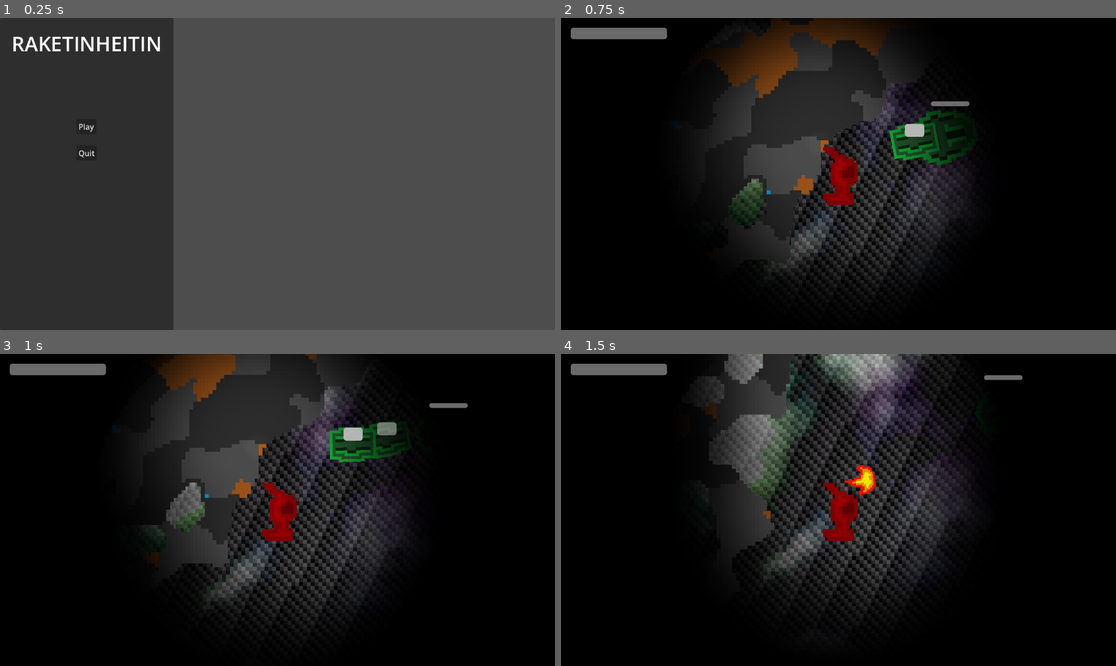
Above: before the commit, frames 1-4 (two rows, left to right).
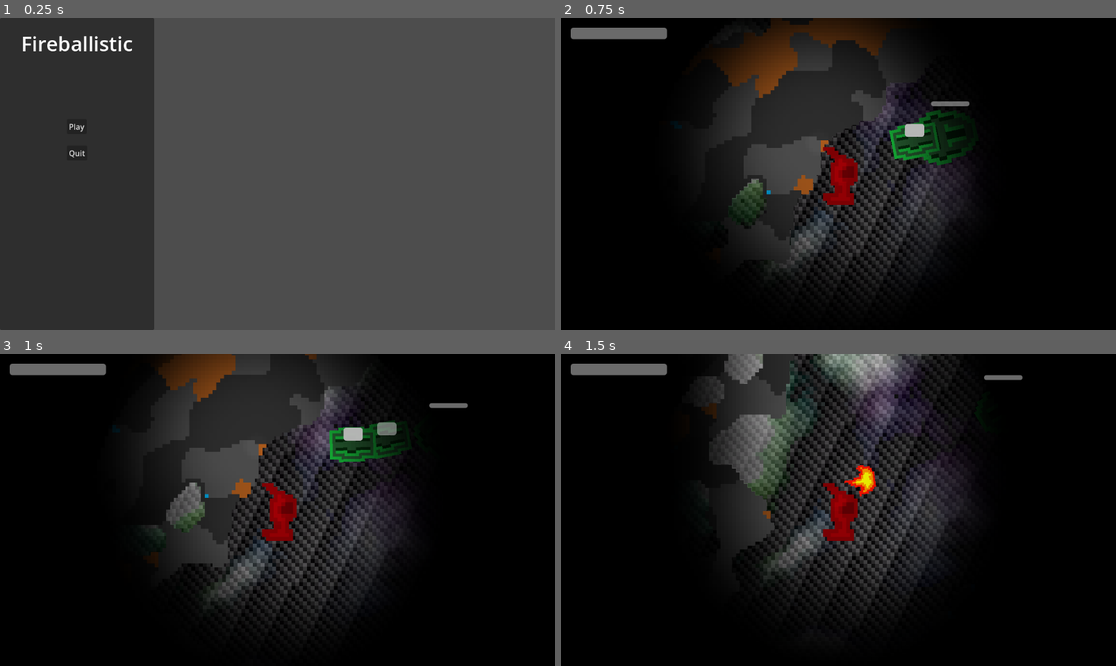
Above: after the commit, the same moments.

Repository: juusoHaaja/raketinheitin
Game: Godot game, scene res://function/menu/main_menu.tscn
Same seed, same stepped clock (60 frames per second), same inputs: the game is played once before the commit and once after it. The engine's default icon, where the game draws it, is replaced by a stand-in: a white triangle on a blue panel in a dark square.
Inputs (mouse positions are in pixels of both pictures, inside the frame that each line leads up to):
- Up to frame 1 (0.25 s): no input
- Up to frame 2 (0.75 s): click "Play" at 0.5 s
- Up to frame 3 (1 s): no input
- Up to frame 4 (1.5 s): move the mouse to (960, 494) at 1.27 s; hold D (right) from 1.28 s (still down); click (960, 494) at 1.42 s

The runs differ from the first frame. In frame 1, 4.2% of the frame differs, in the area x 2-32%, y 0-100%; in frame 2, nothing differs; in frame 3, nothing differs; in frame 4, nothing differs.

Commit message:
pääsiääismuna

Diff:
--- a/function/menu/main_menu.tscn
+++ b/function/menu/main_menu.tscn
@@ -1,8 +1,8 @@
-[gd_scene load_steps=2 format=3]
+[gd_scene format=3 uid="uid://c5mel36g13jcl"]
 
-[ext_resource type="Script" path="res://function/menu/main_menu.gd" id="1_menu"]
+[ext_resource type="Script" uid="uid://d4hiycl1dmi53" path="res://function/menu/main_menu.gd" id="1_menu"]
 
-[node name="MainMenu" type="Control"]
+[node name="MainMenu" type="Control" unique_id=1184376524]
 layout_mode = 3
 anchors_preset = 15
 anchor_right = 1.0
@@ -11,7 +11,7 @@
 grow_vertical = 2
 script = ExtResource("1_menu")
 
-[node name="HBox" type="HBoxContainer" parent="."]
+[node name="HBox" type="HBoxContainer" parent="." unique_id=2002701399]
 layout_mode = 1
 anchors_preset = 15
 anchor_right = 1.0
@@ -19,39 +19,38 @@
 grow_horizontal = 2
 grow_vertical = 2
 
-[node name="LeftPanel" type="PanelContainer" parent="HBox"]
+[node name="LeftPanel" type="PanelContainer" parent="HBox" unique_id=859656419]
+custom_minimum_size = Vector2(320, 0)
 layout_mode = 2
-theme_override_constants/separation = 0
-custom_minimum_size = Vector2(320, 0)
 size_flags_horizontal = 0
 
-[node name="MarginContainer" type="MarginContainer" parent="HBox/LeftPanel"]
+[node name="MarginContainer" type="MarginContainer" parent="HBox/LeftPanel" unique_id=17079120]
 layout_mode = 2
 theme_override_constants/margin_left = 24
 theme_override_constants/margin_top = 24
 theme_override_constants/margin_right = 24
 theme_override_constants/margin_bottom = 24
 
-[node name="VBox" type="VBoxContainer" parent="HBox/LeftPanel/MarginContainer"]
+[node name="VBox" type="VBoxContainer" parent="HBox/LeftPanel/MarginContainer" unique_id=2112719718]
 layout_mode = 2
 theme_override_constants/separation = 24
 
-[node name="Title" type="Label" parent="HBox/LeftPanel/MarginContainer/VBox"]
+[node name="Title" type="Label" parent="HBox/LeftPanel/MarginContainer/VBox" unique_id=1834860581]
 layout_mode = 2
 theme_override_font_sizes/font_size = 42
-text = "RAKETINHEITIN"
+text = "Fireballistic"
 horizontal_alignment = 1
 
-[node name="Spacer" type="Control" parent="HBox/LeftPanel/MarginContainer/VBox"]
+[node name="Spacer" type="Control" parent="HBox/LeftPanel/MarginContainer/VBox" unique_id=2077109614]
 custom_minimum_size = Vector2(0, 80)
 layout_mode = 2
 
-[node name="PlayButton" type="Button" parent="HBox/LeftPanel/MarginContainer/VBox"]
+[node name="PlayButton" type="Button" parent="HBox/LeftPanel/MarginContainer/VBox" unique_id=419767912]
 layout_mode = 2
 size_flags_horizontal = 4
 text = "Play"
 
-[node name="QuitButton" type="Button" parent="HBox/LeftPanel/MarginContainer/VBox"]
+[node name="QuitButton" type="Button" parent="HBox/LeftPanel/MarginContainer/VBox" unique_id=1857825949]
 layout_mode = 2
 size_flags_horizontal = 4
 text = "Quit"
Binary file changed: art/background/bg.png
Not shown, added: export_presets.cfg
Not shown, changed: .gitignore
